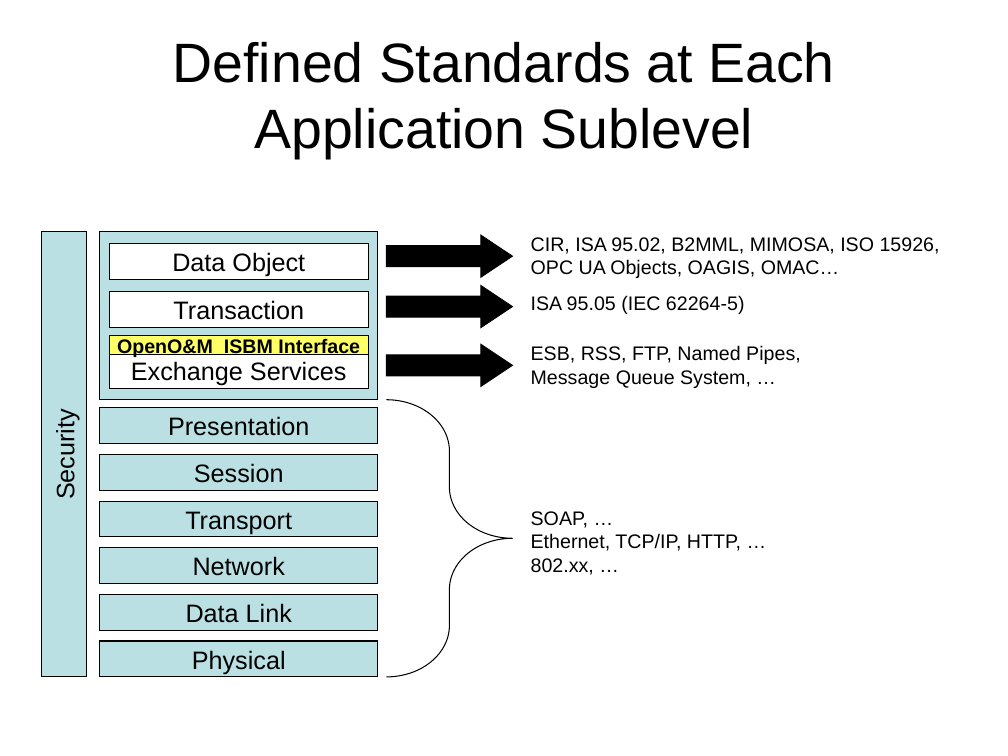
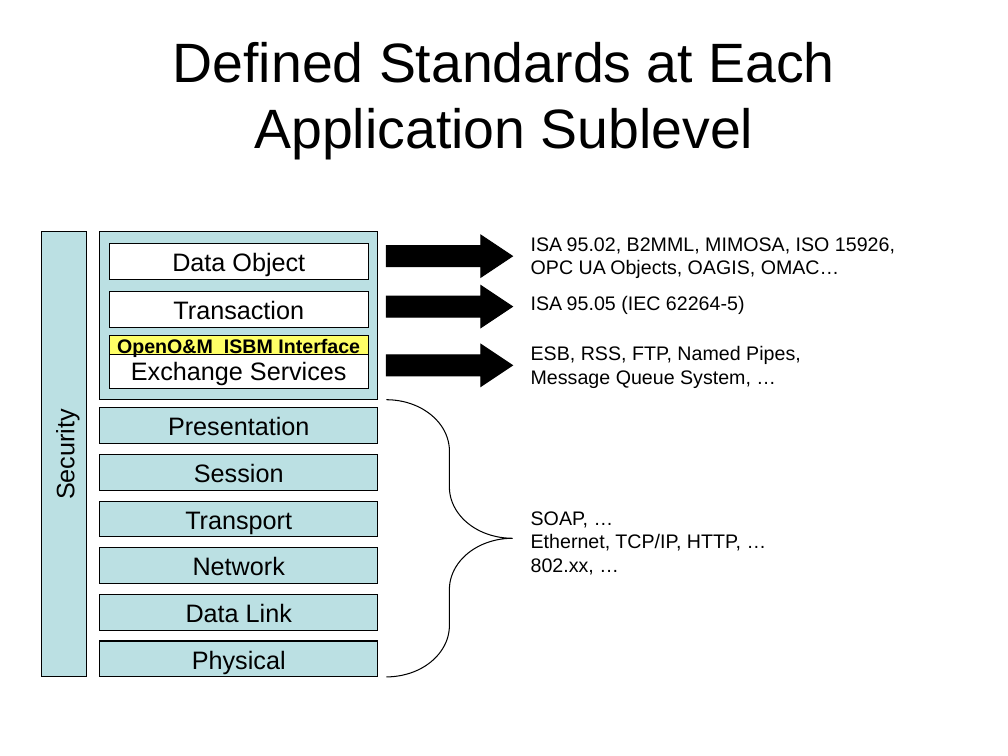
Before and after one commit to mimosa-org/ws-isbm, a slide deck: slide 3 of 0-Doc/OpenO&M Information Service Bus Model Specification Diagrams.pptx. Drawn at 1008x756 pixels with LibreOffice and Linux fonts; fonts in the diff are those of the drawing. Boxes give left, top, right and bottom in pixels: in the first picture for what was removed or moved away, otherwise in the second. Text is boxed around its words. In the diff, an @@ line names an element or a change of style, - is before the commit and + after.

```diff
--- a/0-Doc/OpenO&M Information Service Bus Model Specification Diagrams.pptx
+++ b/0-Doc/OpenO&M Information Service Bus Model Specification Diagrams.pptx
@@ text at (531, 237, 895, 254): text changed @@
-CIR, ISA 95.02, B2MML, MIMOSA, ISO 15926,
+ISA 95.02, B2MML, MIMOSA, ISO 15926,
```
Also in this commit, not shown: 3 other slides changed, 6 other files.
